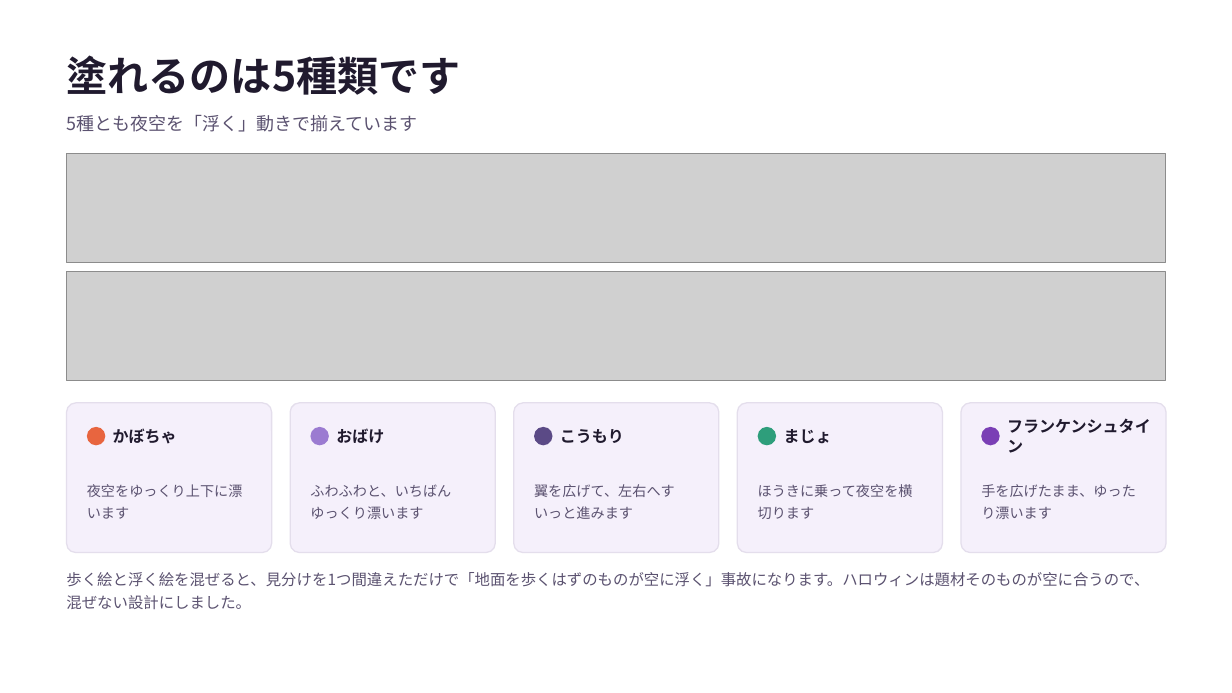
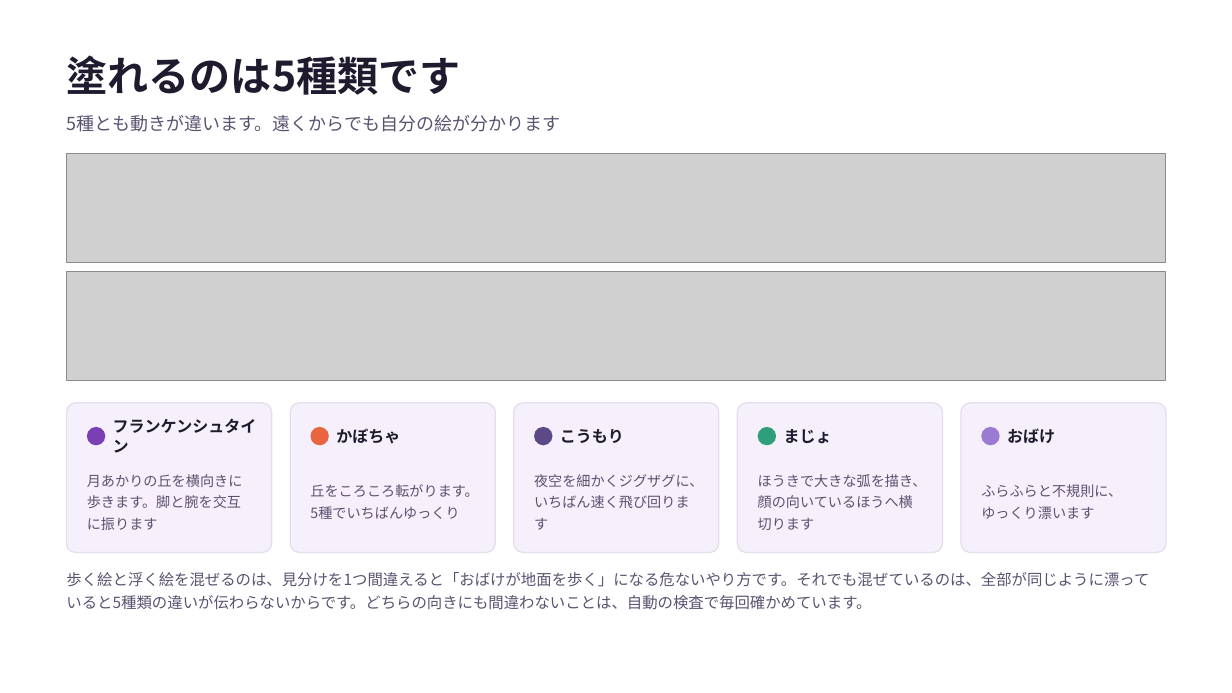
Before and after one commit to manakikido-jpg/PaintingsAquarium, a slide deck: slide 6 of docs/お絵かきハロウィン-企画書.pptx. Drawn at 1232x693 pixels with LibreOffice and Linux fonts; fonts in the diff are those of the drawing; grey boxes stand for pictures. Boxes give left, top, right and bottom in pixels: in the first picture for what was removed or moved away, otherwise in the second. Text is boxed around its words. In the diff, an @@ line names an element or a change of style, - is before the commit and + after.

```diff
--- a/docs/お絵かきハロウィン-企画書.pptx
+++ b/docs/お絵かきハロウィン-企画書.pptx
@@ text at (66, 115, 560, 132): text changed @@
-5種とも夜空を「浮く」動きで揃えています
+5種とも動きが違います。遠くからでも自分の絵が分かります
@@ text at (113, 418, 257, 453): text changed @@
-かぼちゃ
+フランケンシュタイン
@@ ellipse at (87, 427, 105, 445): fill #E8653F to #7A3FB5 @@
@@ ellipse at (311, 427, 329, 445): fill #9B7BD1 to #E8653F @@
@@ text at (336, 428, 400, 444): text changed @@
-おばけ
+かぼちゃ
@@ ellipse at (982, 427, 1000, 445): fill #7A3FB5 to #9B7BD1 @@
@@ text at (1007, 428, 1055, 443): text changed @@
-フランケンシュタイン
+おばけ
@@ text at (87, 474, 243, 530): text changed @@
-夜空をゆっくり上下に漂います
+月あかりの丘を横向きに歩きます。脚と腕を交互に振ります
@@ text at (534, 474, 703, 530): text changed @@
-翼を広げて、左右へすいっと進みます
+夜空を細かくジグザグに、いちばん速く飛び回ります
@@ text at (758, 474, 927, 530): text changed @@
-ほうきに乗って夜空を横切ります
+ほうきで大きな弧を描き、顔の向いているほうへ横切ります
@@ text at (310, 484, 478, 519): text changed @@
-ふわふわと、いちばんゆっくり漂います
+丘をころころ転がります。5種でいちばんゆっくり
@@ text at (981, 484, 1122, 519): text changed @@
-手を広げたまま、ゆったり漂います
+ふらふらと不規則に、ゆっくり漂います
@@ text at (66, 572, 1149, 610): text changed @@
-歩く絵と浮く絵を混ぜると、見分けを1つ間違えただけで「地面を歩くはずのものが空に浮く」事故になります。ハロウィンは題材そのものが空に合うので、混ぜない設計にしました。
+歩く絵と浮く絵を混ぜるのは、見分けを1つ間違えると「おばけが地面を歩く」になる危ないやり方です。それでも混ぜているのは、全部が同じように漂っていると5種類の違いが伝わらないからです。どちらの向きにも間違わないことは、自動の検査で毎回確かめています。
```
Also in this commit, not shown: 2 other slides changed, 10 other files.
